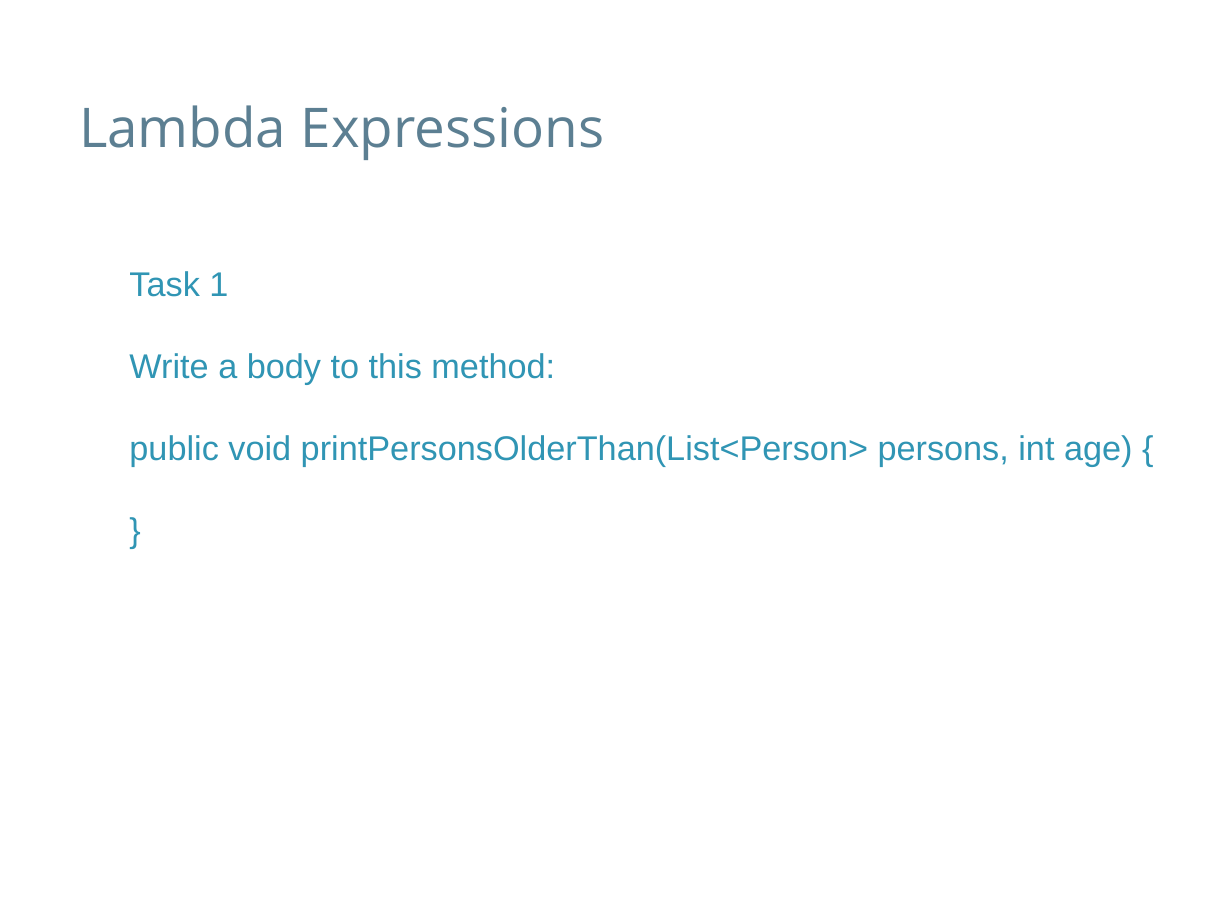
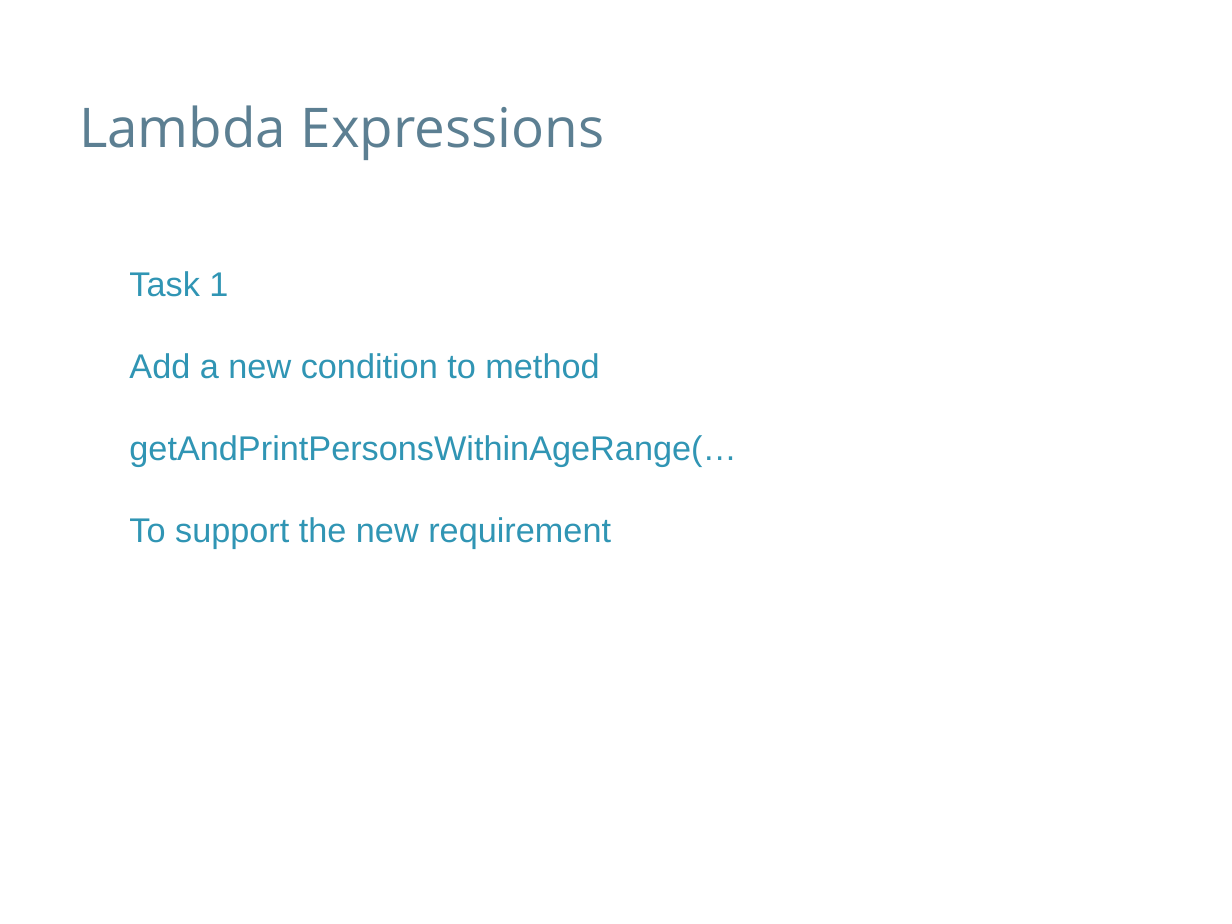
Before and after one commit to speedyswedy/Lambda, a slide deck: slide 7 of slides/Java 8 - Lambda Expresssions.pptx (slide 6 before the commit). Drawn at 1232x924 pixels with LibreOffice and Linux fonts; fonts in the diff are those of the drawing; background and template pictures are left out. Boxes give left, top, right and bottom in pixels: in the first picture for what was removed or moved away, otherwise in the second. Text is boxed around its words. In the diff, an @@ line names an element or a change of style, - is before the commit and + after.

```diff
--- a/slides/Java 8 - Lambda Expresssions.pptx
+++ b/slides/Java 8 - Lambda Expresssions.pptx
@@ text at [129,353,736,549]: text changed @@
-Write a body to this method:
-public void printPersonsOlderThan(List<Person> persons, int age) {
-}
+Add a new condition to method
+getAndPrintPersonsWithinAgeRange(…
+To support the new requirement
```
Also in this commit, not shown: 10 other slides changed, 7 slides removed, 2 other files.
